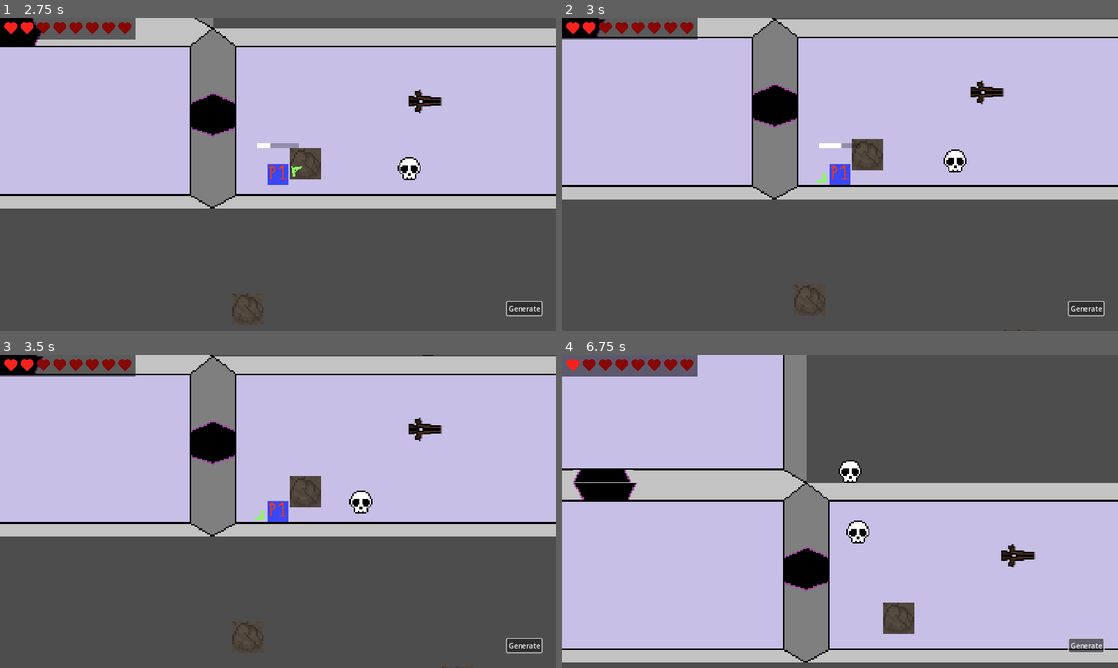
Above: before the commit, frames 1-4 (two rows, left to right).
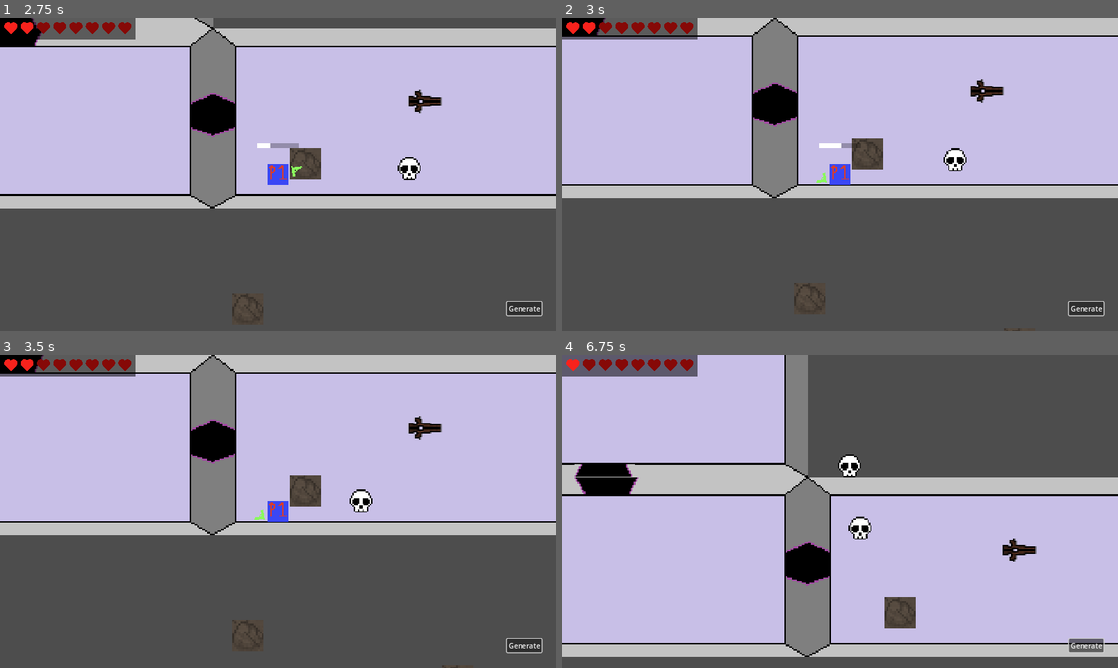
Above: after the commit, the same moments.

Repository: dcordova7146/Team4
Game: Godot game, scene res://main.tscn
The game is run twice, just before and just after one commit, with the same random seed, the same clock (stepped at 60 frames per second) and the same inputs.
Inputs (mouse positions are in pixels of both pictures, inside the frame that each line leads up to):
- Up to frame 1 (2.75 s): click "Start" at 0.5 s; click "Generate" at 1.25 s; move the mouse to (400, 158) at 2.02 s; press the mouse at (400, 158) at 2.03 s; hold D (move_right) from 2.03 s (still down)
- Up to frame 2 (3 s): move the mouse to (728, 190) at 2.77 s; release D (move_right) at 2.78 s; release the mouse at (728, 190) at 2.78 s; hold S (move_down) from 2.78 s (still down); click (728, 190) at 2.85 s
- Up to frame 3 (3.5 s): keep holding S (move_down)
- Up to frame 4 (6.75 s): move the mouse to (895, 442) at 3.52 s; release S (move_down) at 3.53 s; press the mouse at (895, 442) at 3.53 s; hold D (move_right) 3.53-4.28 s; move the mouse to (812, 574) at 4.27 s; release the mouse at (812, 574) at 4.28 s; hold W (move_up) 4.28-5.03 s; click (812, 574) at 4.35 s; move the mouse to (1006, 558) at 5.02 s; press the mouse at (1006, 558) at 5.03 s; hold A (move_left) 5.03-6.53 s; move the mouse to (673, 464) at 5.77 s; release the mouse at (673, 464) at 5.78 s; click (673, 464) at 5.85 s; move the mouse to (867, 511) at 6.52 s; press the mouse at (867, 511) at 6.53 s; hold S (move_down) from 6.53 s (still down)

Frame 1 is identical in both runs. In frame 2, 2.7% of the frame differs, in the area x 0-100%, y 0-100%; in frame 3, 2.7%; in frame 4, 10%, in the area x 0-100%, y 0-99%.

Commit message:
Collisions update
-modified the collision polygons that made it a little harder to pass through rooms should be more seamless now

Diff:
--- a/map/room.tscn
+++ b/map/room.tscn
@@ -64,21 +64,21 @@
 
 [node name="TopLeftCorner" type="CollisionPolygon2D" parent="Walls"]
 build_mode = 1
-polygon = PackedVector2Array(0, 0, 131, 0, 140, 14, 18, 14, 18, 58, 0, 50)
+polygon = PackedVector2Array(0, 0, 130, 0, 138, 13, 17, 13, 17, 58, 0, 50)
 
 [node name="TopRightCorner" type="CollisionPolygon2D" parent="Walls"]
 position = Vector2(310, 0)
 build_mode = 1
-polygon = PackedVector2Array(0, 0, -131, 0, -137, 14, -18, 14, -18, 58, 0, 50)
+polygon = PackedVector2Array(0, 0, -131, 0, -136, 13, -17, 13, -17, 57, 0, 50)
 
 [node name="BotLeftCorner" type="CollisionPolygon2D" parent="Walls"]
 position = Vector2(0, 138)
-polygon = PackedVector2Array(0, 0, 0, -56, 18, -62, 18, -11, 138, -11, 132, 0)
+polygon = PackedVector2Array(0, 0, 0, -56, 17, -62, 17, -10, 136, -10, 131, 0)
 
 [node name="BotRightCorner" type="CollisionPolygon2D" parent="Walls"]
 position = Vector2(310, 138)
 build_mode = 1
-polygon = PackedVector2Array(0, 0, 0, -56, -18, -62, -18, -11, -139, -11, -135, 0)
+polygon = PackedVector2Array(0, 0, 0, -56, -17, -62, -17, -10, -138, -10, -135, 0)
 
 [node name="Play Area" type="Area2D" parent="."]
 position = Vector2(155, 69)
